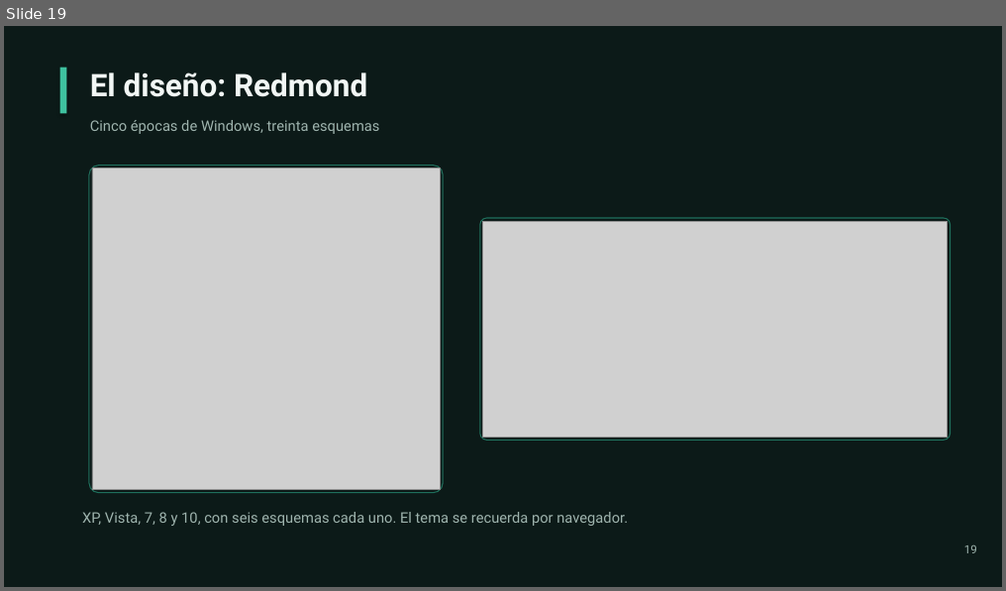
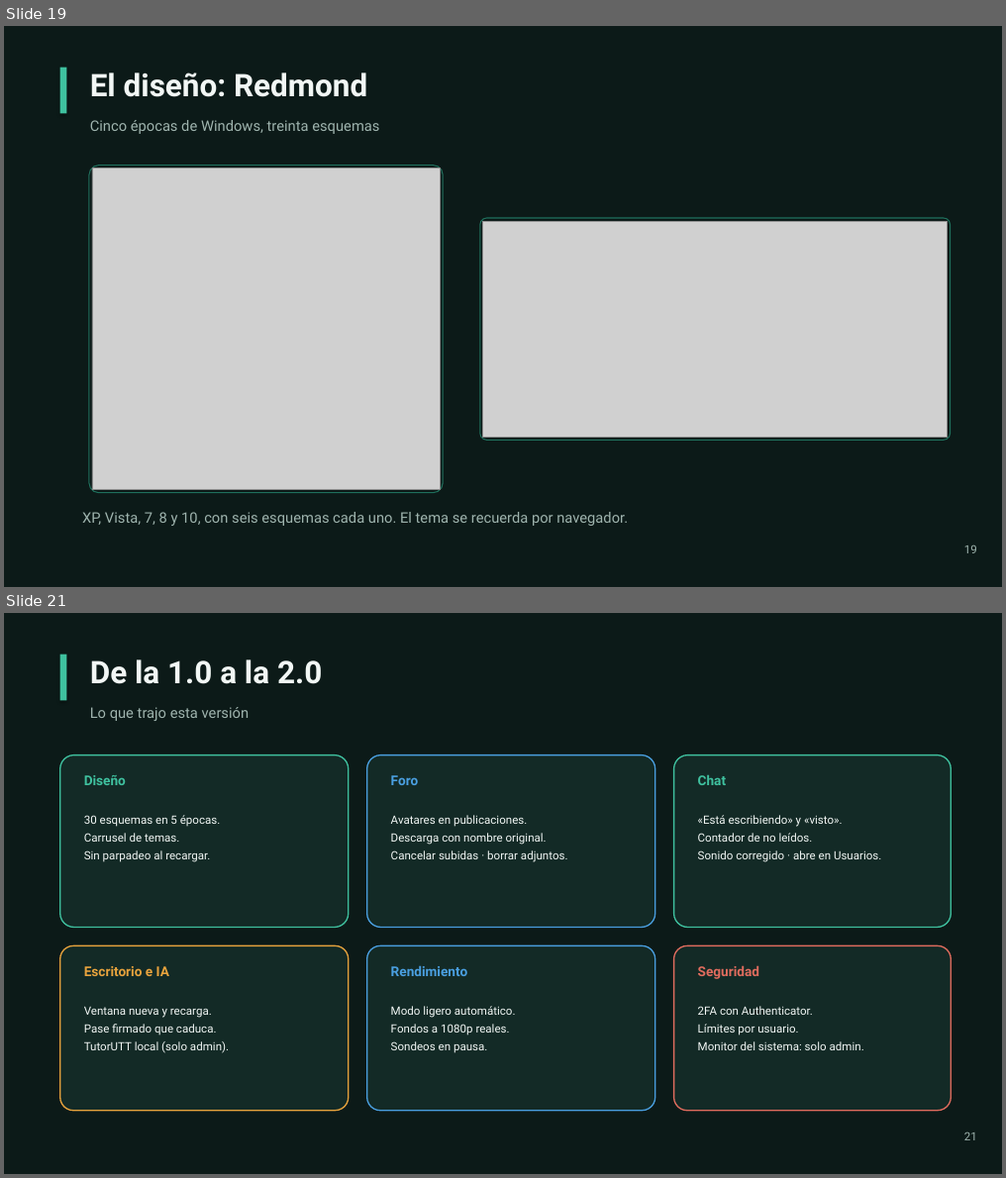
Before and after one commit to HankHound03/Virthub-IA, a slide deck: docs/Presentacion-Virthub-2.0.pptx. Shown one above the other, each under a label of ours: slide 19 before the commit, slides 19 and 21 after it; the slides between them are not shown. The pictures are 1006x591 and 1006x1178 pixels, drawn with LibreOffice and Linux fonts; fonts in the diff are those of the drawing; grey boxes stand for pictures. Boxes give left, top, right and bottom in pixels: in the first picture for what was removed or moved away, otherwise in the second. Text is boxed around its words. In the diff, an @@ line names an element or a change of style, - is before the commit and + after.

Commit message:
Manuales y presentacion: universidad correcta, nostalgia, marco de perfil y cambios 1.0 a 2.0
CORRECCION
  La universidad es la Tecnologica de Tecamac, no la de Tula-Tepeji. Corregido en
  los tres documentos: portadas, pies y una mencion en el manual de usuario.

NUEVAS CAPTURAS
  Tres mas, adjuntadas donde corresponden:
    - pestana Mensajes del chat, sin conversacion abierta;
    - pestana Anuncios, con los avisos del administrador;
    - perfil: cambio de foto y selector de color del marco.

CONTENIDO NUEVO

  Manual de usuario
    - 3.4 deja claro que el estado del sistema es exclusivo del administrador, y
      por que.
    - 4.1 justifica el diseno Redmond desde la nostalgia: la interfaz que ya se
      reconoce, que no compite con el contenido, que no exige una pantalla nueva
      y que es un homenaje a la computadora que inspiro el proyecto.
    - 6.1 explica el cambio de foto y el color del marco, paso a paso.
    - 15 recorre los cambios de la 1.0 a la 2.0 contados desde quien usa el sitio.

  Manual de administrador
    - 14 recorre los mismos cambios desde el lado tecnico: temas, foro y archivos,
      moderacion y antivirus, chat, escritorios, IA, rendimiento y version.

  Presentacion
    - Dos diapositivas nuevas: "Por que Redmond" (nostalgia) y "De la 1.0 a la 2.0".
    - La numeracion ahora se calcula sola, para no renumerar al insertar.

Los tres documentos: 27 diapositivas y los dos manuales regenerados con sus
capturas. Imagenes usadas: 23.

```diff
--- a/docs/Presentacion-Virthub-2.0.pptx
+++ b/docs/Presentacion-Virthub-2.0.pptx
@@ slide 21 added at [4,613,1002,1174], background #FFFFFF @@
@@ rectangle added at [4,613,1002,1174], fill #0C1A18 @@
@@ rectangle added at [60,655,67,700], fill #3FC19F @@
@@ text added at [90,660,322,684], 30 pt, text #F2F7F5, bold @@
+De la 1.0 a la 2.0
@@ text added at [90,707,250,721], 14 pt, text #9FB4AE @@
+Lo que trajo esta versión
@@ rounded rectangle added at [60,756,349,928], fill #132A26, outline #3FC19F 1.25 pt @@
@@ rounded rectangle added at [367,756,655,928], fill #132A26, outline #4A9FE0 1.25 pt @@
@@ rounded rectangle added at [674,756,951,928], fill #132A26, outline #3FC19F 1.25 pt @@
@@ text added at [84,775,126,785], 13 pt, text #3FC19F, bold @@
+Diseño
@@ text added at [391,775,418,785], 13 pt, text #4A9FE0, bold @@
+Foro
@@ text added at [698,775,726,785], 13 pt, text #3FC19F, bold @@
+Chat
@@ text added at [84,815,221,862], 11 pt, text #F2F7F5 @@
+30 esquemas en 5 épocas.
+Carrusel de temas.
+Sin parpadeo al recargar.
@@ text added at [391,815,568,862], 11 pt, text #F2F7F5 @@
+Avatares en publicaciones.
+Descarga con nombre original.
+Cancelar subidas · borrar adjuntos.
@@ text added at [698,815,881,862], 11 pt, text #F2F7F5 @@
+«Está escribiendo» y «visto».
+Contador de no leídos.
+Sonido corregido · abre en Usuarios.
@@ rounded rectangle added at [60,947,349,1111], fill #132A26, outline #E8A33D 1.25 pt @@
@@ text added at [84,966,169,976], 13 pt, text #E8A33D, bold @@
+Escritorio e IA
@@ rounded rectangle added at [367,947,655,1111], fill #132A26, outline #4A9FE0 1.25 pt @@
@@ text added at [391,965,467,976], 13 pt, text #4A9FE0, bold @@
+Rendimiento
@@ rounded rectangle added at [674,947,951,1111], fill #132A26, outline #E06C5E 1.25 pt @@
@@ text added at [698,965,759,979], 13 pt, text #E06C5E, bold @@
+Seguridad
@@ text added at [84,1006,229,1054], 11 pt, text #F2F7F5 @@
+Ventana nueva y recarga.
+Pase firmado que caduca.
+TutorUTT local (solo admin).
@@ text added at [391,1006,516,1054], 11 pt, text #F2F7F5 @@
+Modo ligero automático.
+Fondos a 1080p reales.
+Sondeos en pausa.
@@ text added at [698,1006,864,1051], 11 pt, text #F2F7F5 @@
+2FA con Authenticator.
+Límites por usuario.
+Monitor del sistema: solo admin.
@@ text added at [964,1133,977,1141], 11 pt, text #9FB4AE @@
+21
```
Also in this commit, not shown: 7 slides changed, 1 other slide added, 9 other files.
